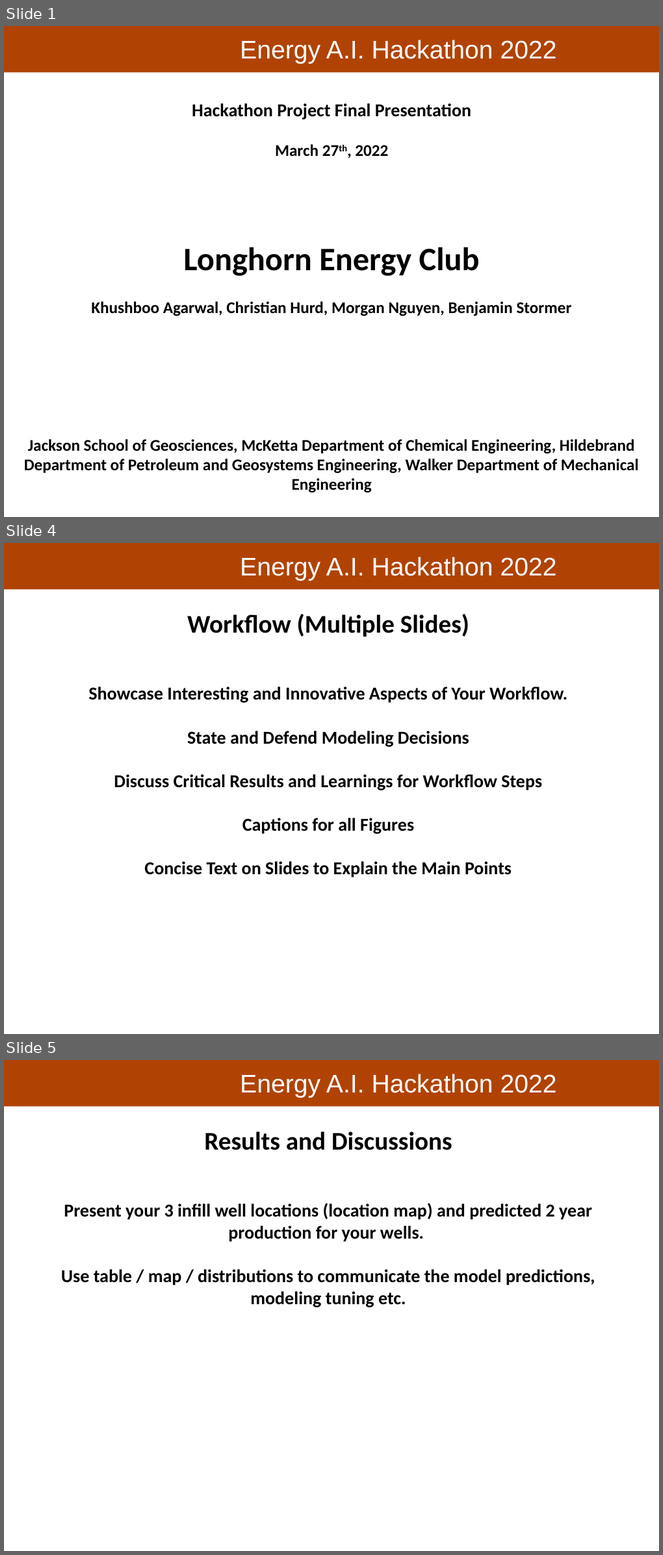
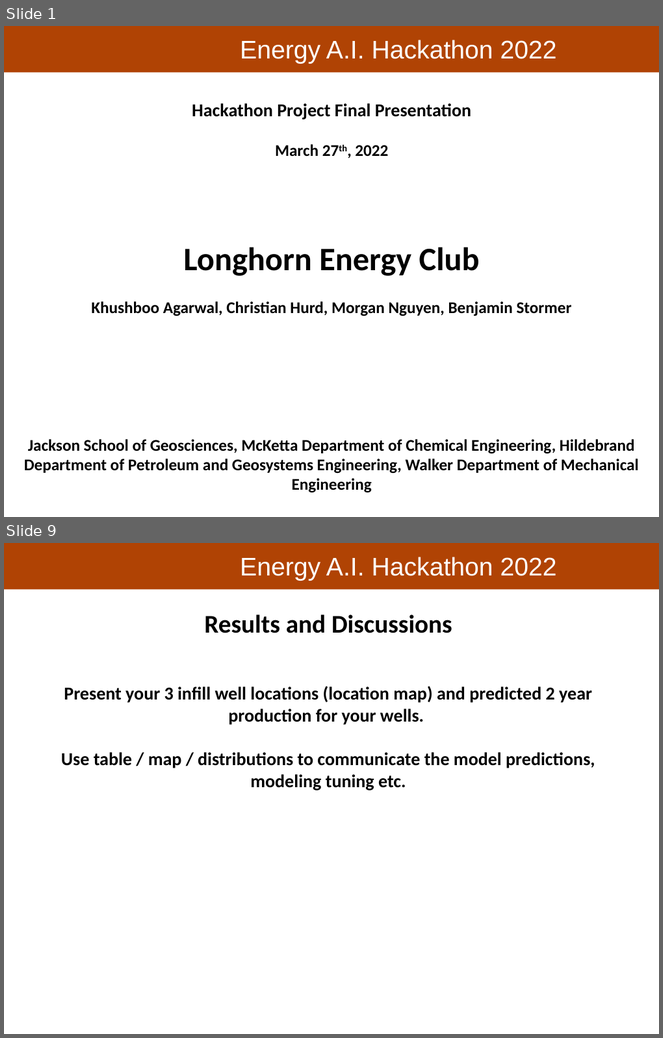
Before and after one commit to PGEHackathon/Longhorn_Energy_Club, a slide deck: Longhorn_Energy_Club_Presentation.pptx. Shown one above the other, each under a label of ours: slides 1, 4 and 5 before the commit, slides 1 and 9 after it; the slides between them are not shown. The pictures are 663x1555 and 663x1038 pixels, drawn with LibreOffice and Linux fonts; fonts in the diff are those of the drawing; background and template pictures are left out. Boxes give left, top, right and bottom in pixels: in the first picture for what was removed or moved away, otherwise in the second. Text is boxed around its words. In the diff, an @@ line names an element or a change of style, - is before the commit and + after.

```diff
--- a/Longhorn_Energy_Club_Presentation.pptx
+++ b/Longhorn_Energy_Club_Presentation.pptx
@@ slide 4 removed at [4,543,659,1034], background #FFFFFF; not listed: 2 template elements that a slide beside it also shows @@
@@ text removed at [88,614,568,878] @@
-Workflow (Multiple Slides)
-Showcase Interesting and Innovative Aspects of Your Workflow.
-State and Defend Modeling Decisions
-Discuss Critical Results and Learnings for Workflow Steps
-Captions for all Figures
-Concise Text on Slides to Explain the Main Points
@@ what was slide 5 is now slide 9 @@
```
Also in this commit, not shown: 1 slide changed, 6 slides added, 1 other slide removed.
